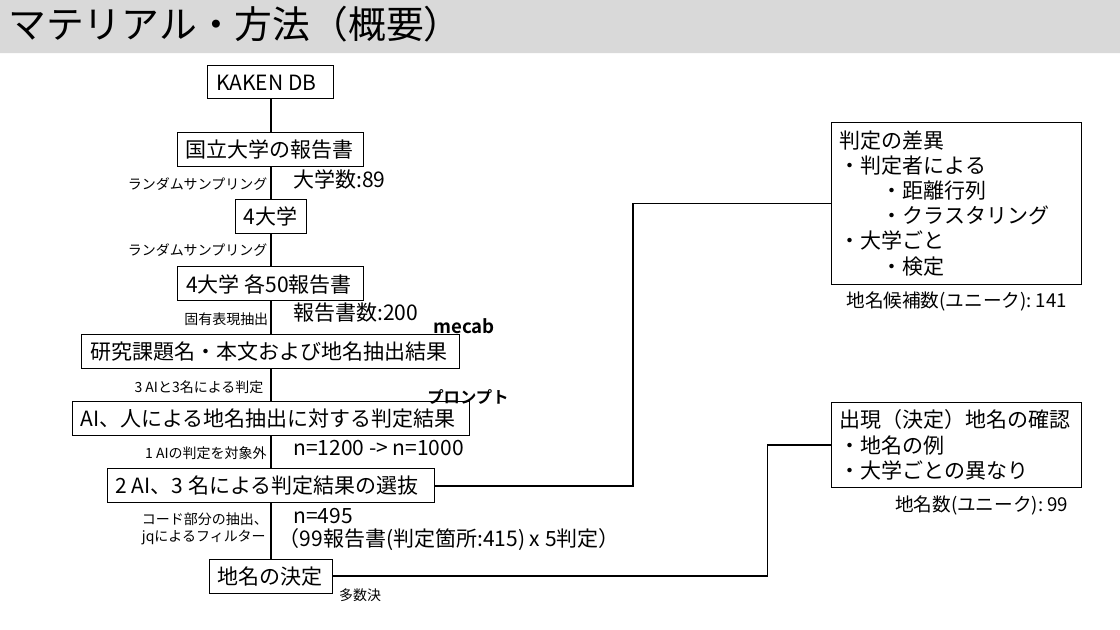
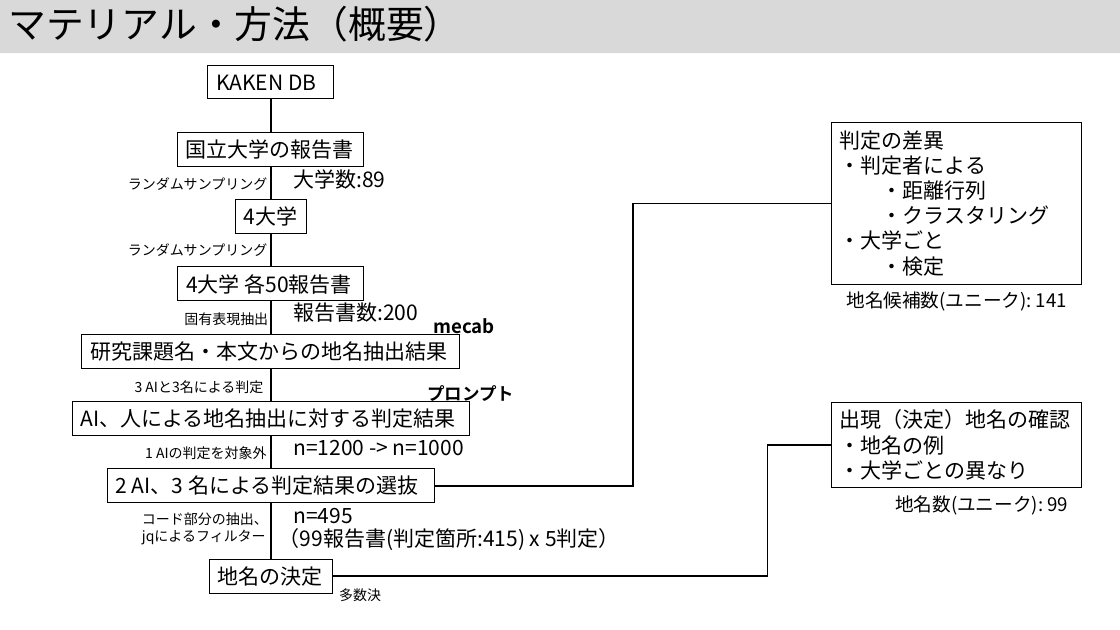
Before and after one commit to kouamano/nihongo-region-name-extract, a slide deck: slide 8 of jsik2026taikai.pptx. Drawn at 1120x630 pixels with LibreOffice and Linux fonts; fonts in the diff are those of the drawing. Boxes give left, top, right and bottom in pixels: in the first picture for what was removed or moved away, otherwise in the second. Text is boxed around its words. In the diff, an @@ line names an element or a change of style, - is before the commit and + after.

```diff
--- a/jsik2026taikai.pptx
+++ b/jsik2026taikai.pptx
@@ text in rectangle at (x1=90, y1=341, x2=447, y2=361): text changed @@
-研究課題名・本文および地名抽出結果
+研究課題名・本文からの地名抽出結果
@@ text "プロンプト" at (x1=427, y1=385, x2=514, y2=405): size 14 to 15 pt @@
```
Also in this commit, not shown: 6 other slides changed.
